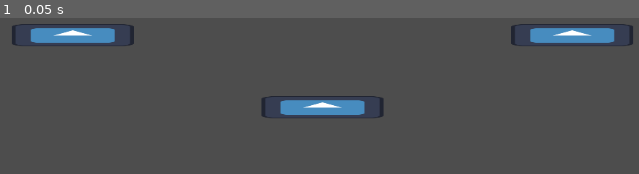
Above: before the commit, frame 1.
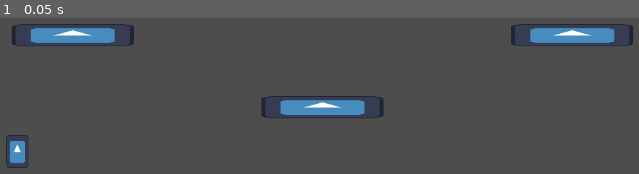
Above: after the commit, the same moment.

Repository: Cyberiada2025-2026/battle-of-pobliz
Game: Godot game, scene res://scenes/debug/battle_arena_graybox.tscn
Same seed, same stepped clock (60 frames per second), same inputs: the game is played once before the commit and once after it. The project has no main scene, so this scene is started directly. The engine's default icon, where the game draws it, is replaced by a stand-in: a white triangle on a blue panel in a dark square.
Inputs:
- Up to frame 1 (0.05 s): no input

The runs differ from the first frame. In frame 1, 0.5% of the frame differs, in the area x 0-5%, y 75-97%.

Commit message:
add player controller class

Diff:
--- /dev/null
+++ b/characters/player/player_controller.gd
@@ -0,0 +1,2 @@
+class_name PlayerController
+extends CharacterBody2D
--- /dev/null
+++ b/characters/player/player_controller.tscn
@@ -0,0 +1,20 @@
+[gd_scene format=3 uid="uid://cpe3cgwyvepj8"]
+
+[ext_resource type="Script" uid="uid://bhjdolxvwyq8j" path="res://characters/player/player_controller.gd" id="1_laeud"]
+[ext_resource type="Texture2D" uid="uid://c3k005nrcyle2" path="res://icon.svg" id="1_oj1ta"]
+
+[sub_resource type="CapsuleShape2D" id="CapsuleShape2D_laeud"]
+radius = 16.0
+height = 48.0
+
+[node name="PlayerController" type="CharacterBody2D" unique_id=1753823366]
+script = ExtResource("1_laeud")
+
+[node name="Sprite2D" type="Sprite2D" parent="." unique_id=246461862]
+position = Vector2(0, -23.999998)
+scale = Vector2(0.25, 0.375)
+texture = ExtResource("1_oj1ta")
+
+[node name="CollisionShape2D" type="CollisionShape2D" parent="." unique_id=1632693015]
+position = Vector2(0, -24)
+shape = SubResource("CapsuleShape2D_laeud")
--- a/scenes/debug/battle_arena_graybox.tscn
+++ b/scenes/debug/battle_arena_graybox.tscn
@@ -1,6 +1,7 @@
 [gd_scene format=3 uid="uid://dxi0iucx4etrm"]
 
 [ext_resource type="PackedScene" uid="uid://067ws6ottosm" path="res://shared/platform/platform.tscn" id="1_0b70h"]
+[ext_resource type="PackedScene" uid="uid://cpe3cgwyvepj8" path="res://characters/player/player_controller.tscn" id="2_neadt"]
 
 [sub_resource type="RectangleShape2D" id="RectangleShape2D_neadt"]
 size = Vector2(34, 666)
@@ -32,3 +33,6 @@
 
 [node name="Platform3" parent="." unique_id=1130676387 instance=ExtResource("1_0b70h")]
 position = Vector2(576, 504)
+
+[node name="PlayerController" parent="." unique_id=1753823366 instance=ExtResource("2_neadt")]
+position = Vector2(136, 592)
Not shown, added: characters/player/player_controller.gd.uid
Not shown, added: .editorconfig
Not shown, added: .gitattributes
